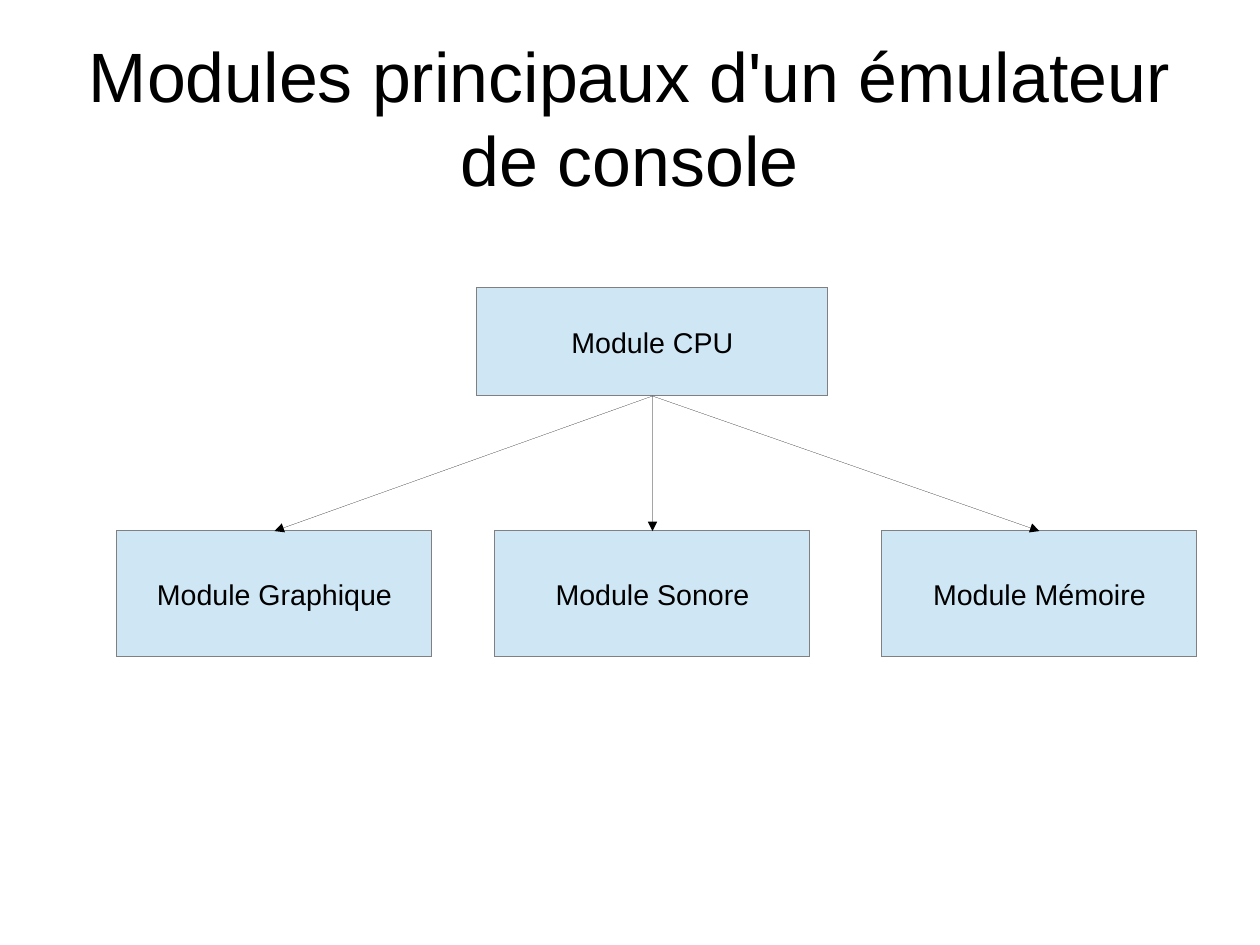
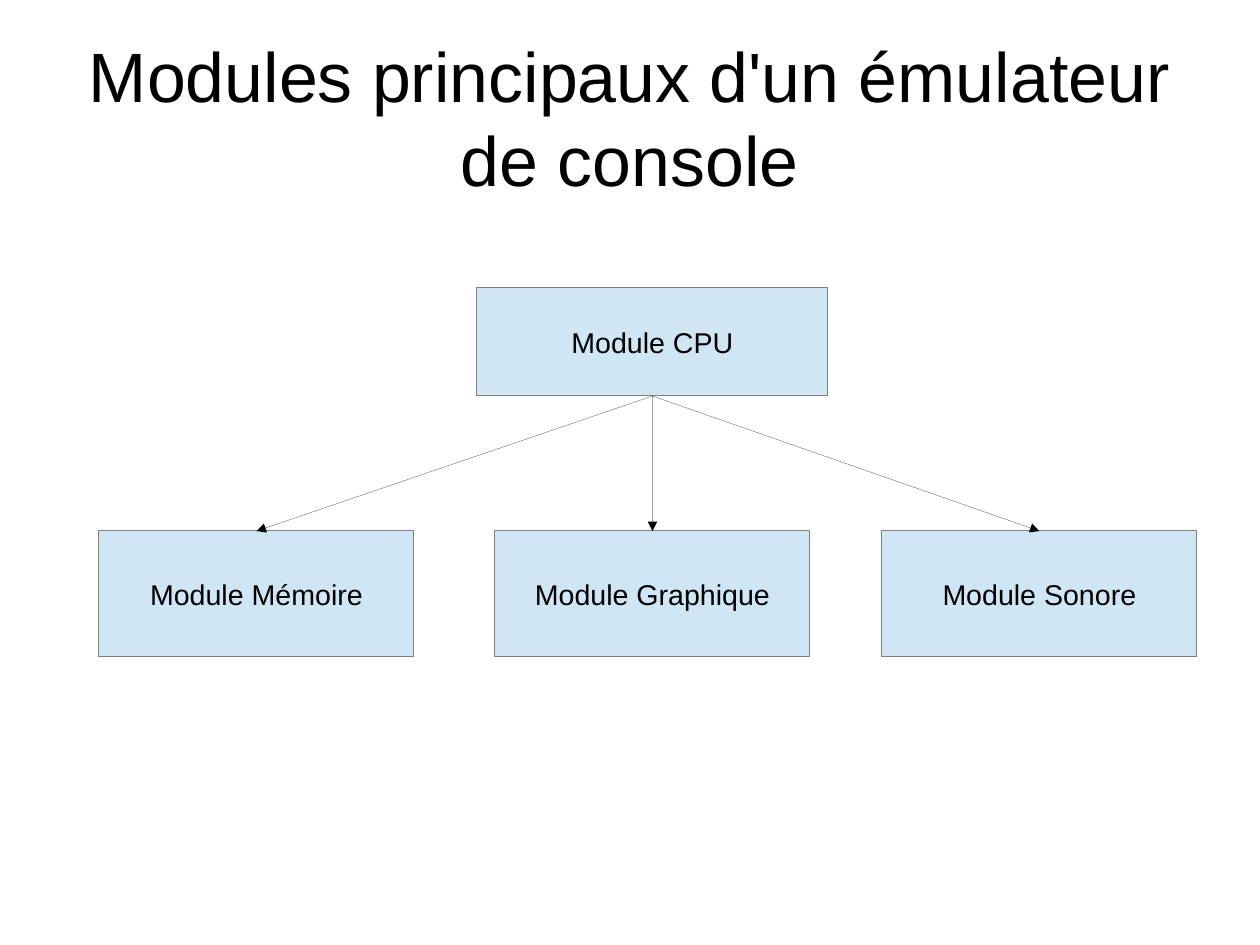
Before and after one commit to joakim-d/GroBoy, a slide deck: slide 7 of documents_TER/soutenance.odp (slide 2 before the commit). Drawn at 1260x945 pixels with LibreOffice and Linux fonts; fonts in the diff are those of the drawing. Boxes give left, top, right and bottom in pixels: in the first picture for what was removed or moved away, otherwise in the second. Text is boxed around its words. In the diff, an @@ line names an element or a change of style, - is before the commit and + after.

```diff
--- a/documents_TER/soutenance.odp
+++ b/documents_TER/soutenance.odp
@@ arrow moved from (653, 396) - (274, 532) to (653, 396) - (256, 532) @@
@@ rectangle "Module Mémoire": place and size @@
-rectangle "Module Mémoire" at [883,532,1198,657]
+rectangle "Module Mémoire" at [99,532,415,657]
@@ rectangle "Module Graphique": place and size @@
-rectangle "Module Graphique" at [117,532,432,657]
+rectangle "Module Graphique" at [495,532,811,657]
@@ rectangle "Module Sonore": place and size @@
-rectangle "Module Sonore" at [495,532,811,657]
+rectangle "Module Sonore" at [883,532,1198,657]
```
Also in this commit, not shown: 1 other slide changed, 24 slides added.
